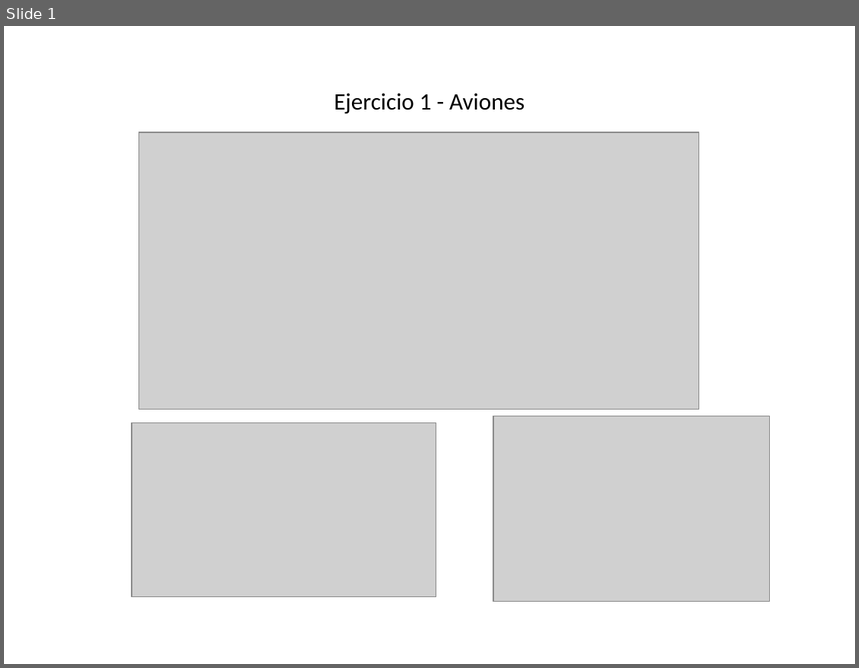
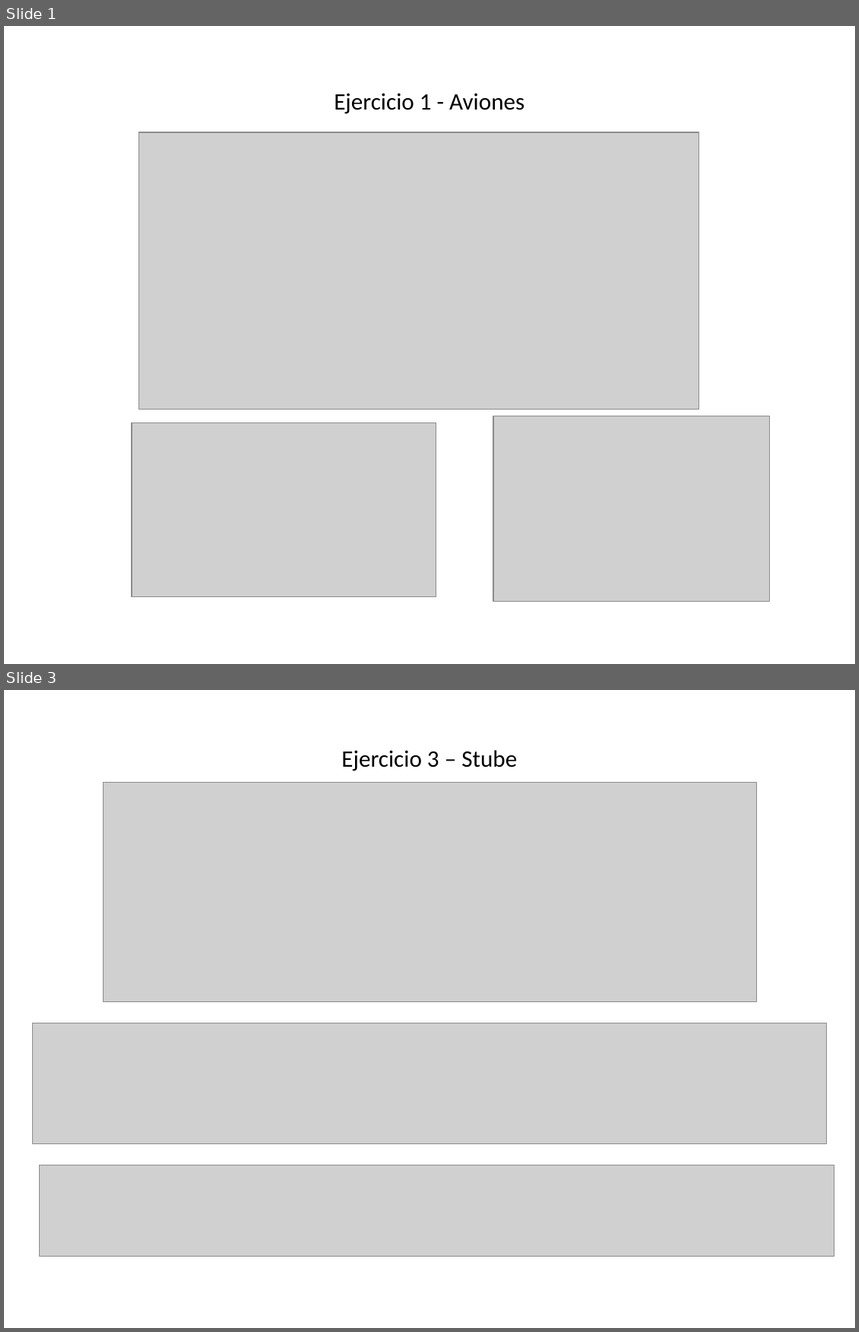
Before and after one commit to MagoAlakai/modelatge-BBDD, a slide deck: Screenshots.pptx. Shown one above the other, each under a label of ours: slide 1 before the commit, slides 1 and 3 after it; the slides between them are not shown. The pictures are 859x668 and 859x1332 pixels, drawn with LibreOffice and Linux fonts; fonts in the diff are those of the drawing; grey boxes stand for pictures. Boxes give left, top, right and bottom in pixels: in the first picture for what was removed or moved away, otherwise in the second. Text is boxed around its words. In the diff, an @@ line names an element or a change of style, - is before the commit and + after.

Commit message:
Ejercicio 3

```diff
--- a/Screenshots.pptx
+++ b/Screenshots.pptx
@@ slide 3 added at <box>4,690,855,1328</box>, background #FFFFFF @@
@@ title added at <box>341,750,517,771</box>, 20 pt, text #000000 @@
+Ejercicio 3 – Stube
@@ picture added at <box>104,782,757,1002</box> @@
@@ picture added at <box>32,1024,826,1144</box> @@
@@ picture added at <box>40,1165,835,1257</box> @@
```
Also in this commit, not shown: 1 slide changed.
